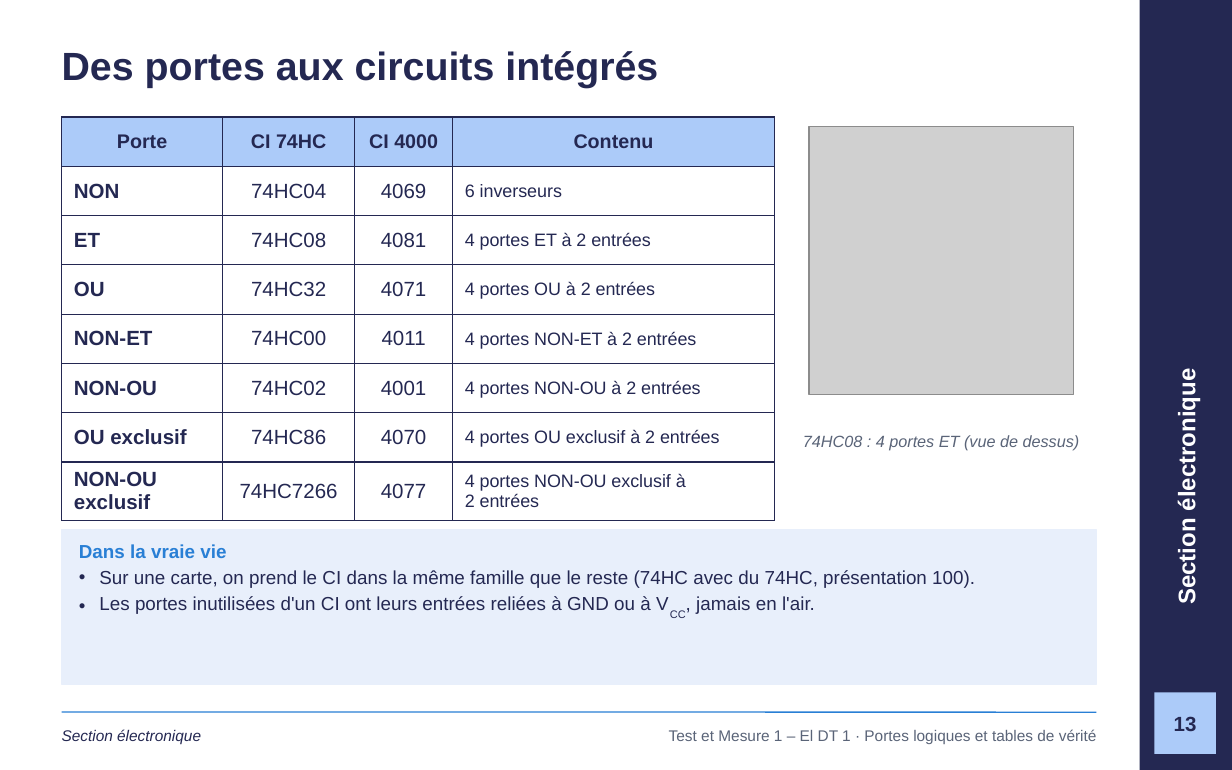
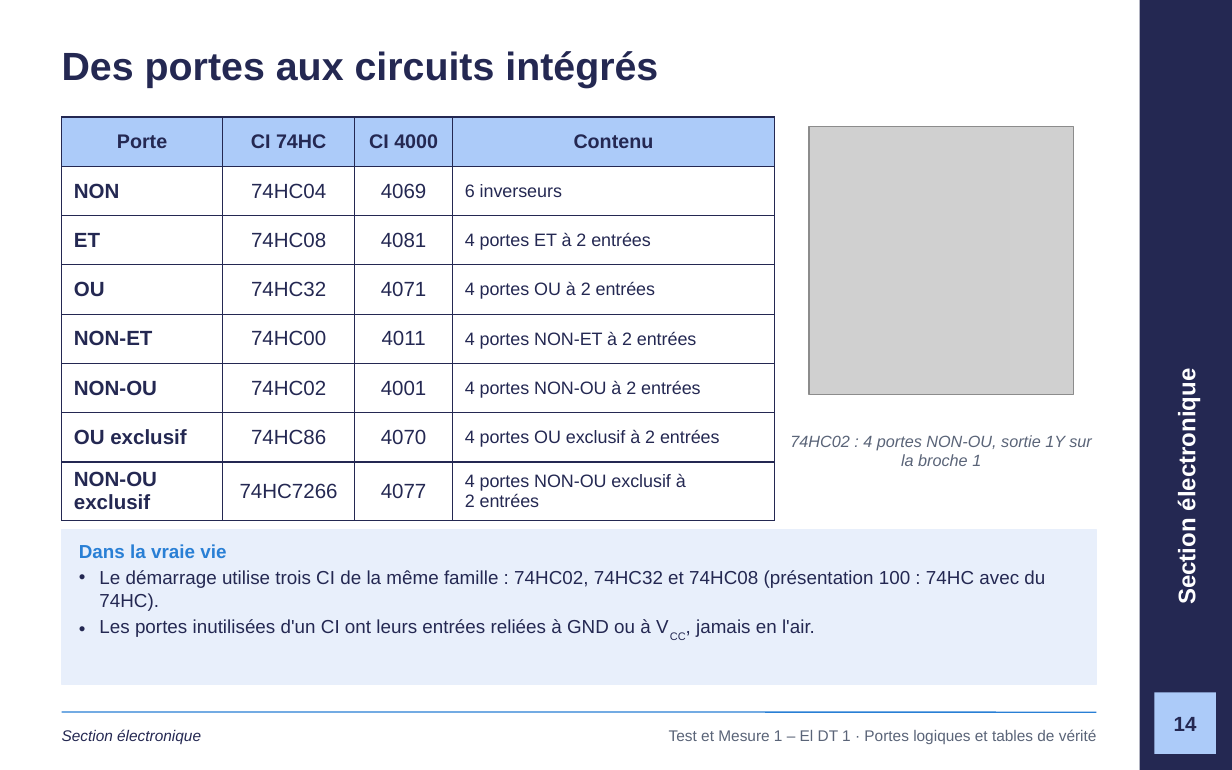
Before and after one commit to GlemoineETML/cours-etml, a slide deck: slide 14 of reference/tm1/semaine-1/120 Portes logiques et tables de vérité.pptx (slide 13 before the commit). Drawn at 1232x770 pixels with LibreOffice and Linux fonts; fonts in the diff are those of the drawing; grey boxes stand for pictures; background and template pictures are left out. Boxes give left, top, right and bottom in pixels: in the first picture for what was removed or moved away, otherwise in the second. Text is boxed around its words. In the diff, an @@ line names an element or a change of style, - is before the commit and + after.

```diff
--- a/reference/tm1/semaine-1/120 Portes logiques et tables de vérité.pptx
+++ b/reference/tm1/semaine-1/120 Portes logiques et tables de vérité.pptx
@@ text at (790, 435, 1092, 466): text changed @@
-74HC08 : 4 portes ET (vue de dessus)
+74HC02 : 4 portes NON‑OU, sortie 1Y sur la broche 1
@@ text at (99, 570, 1045, 611): text changed @@
-• Sur une carte, on prend le CI dans la même famille que le reste (74HC avec du 74HC, présentation 100).
+• Le démarrage utilise trois CI de la même famille : 74HC02, 74HC32 et 74HC08 (présentation 100 : 74HC avec du 74HC).
@@ page number at (1174, 717, 1197, 731): text changed @@
-13
+14
```
Also in this commit, not shown: 16 other slides changed, 1 slide added, 24 other files.
